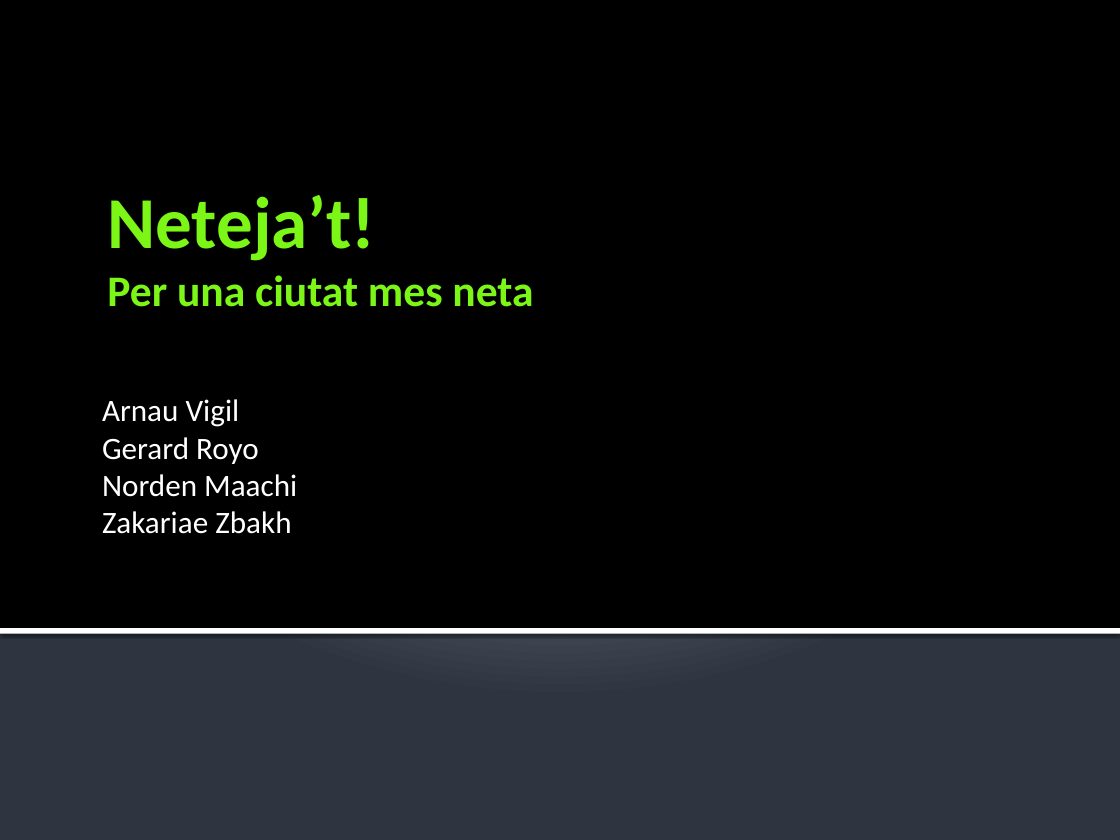
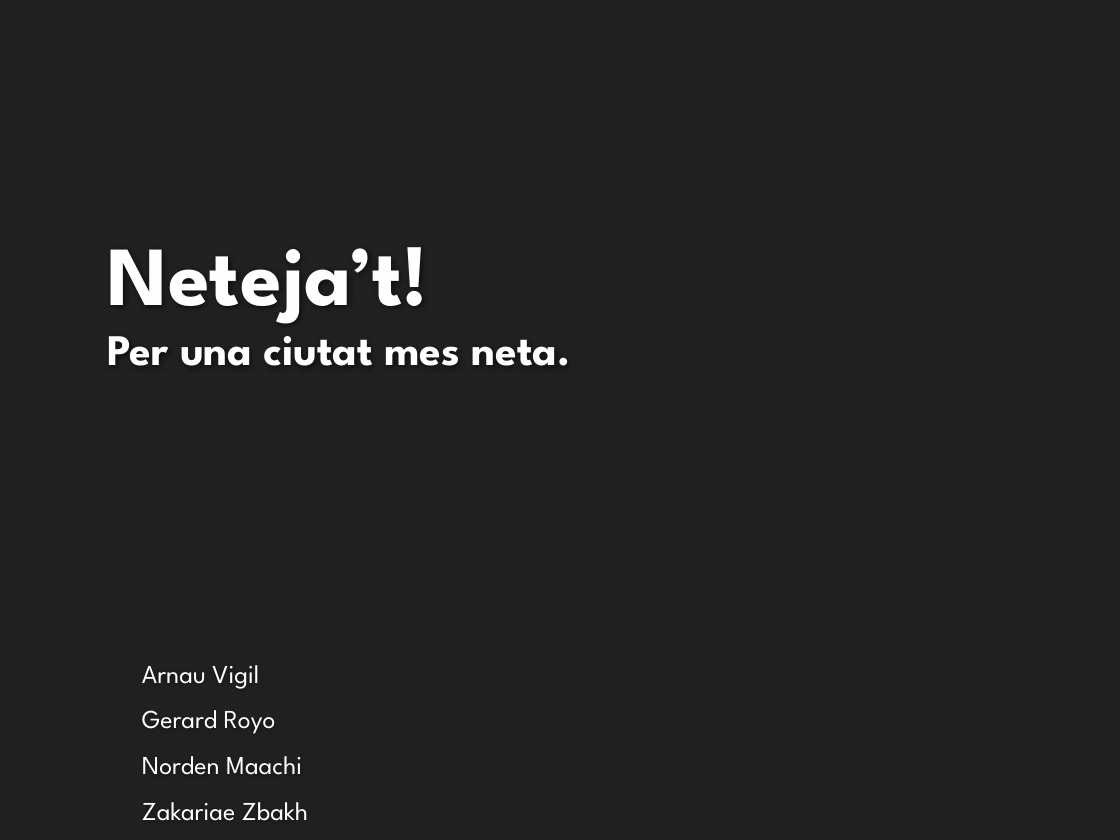
Before and after one commit to somhackathon19/somhackathon19-hackcritic, a slide deck: slide 1 of Netejat.pptx. Drawn at 1120x840 pixels with LibreOffice and Linux fonts; fonts in the diff are those of the drawing; background and template pictures are left out. Boxes give left, top, right and bottom in pixels: in the first picture for what was removed or moved away, otherwise in the second. Text is boxed around its words. In the diff, an @@ line names an element or a change of style, - is before the commit and + after.

```diff
--- a/Netejat.pptx
+++ b/Netejat.pptx
@@ background gradient #BFC5D1 to #BDC4D0 to #2E3642 to #212121 @@
@@ rectangle removed at bbox=[0, 0, 1120, 629] @@
@@ title "Neteja’t! Per una ciutat mes ..." at bbox=[107, 247, 571, 366]: vertical alignment top to bottom @@
@@ title at bbox=[107, 247, 571, 366]: text changed; font Calibri to League Spartan; text colour #7BF616 to #FEFEFE @@
-Neteja’t!
-Per una ciutat mes neta
+Neteja’t!
+Per una ciutat mes neta.
@@ rectangle removed at bbox=[0, 628, 1120, 634] @@
@@ subtitle "Arnau Vigil": place and size @@
-subtitle "Arnau Vigil" at bbox=[102, 399, 297, 534]
+subtitle "Arnau Vigil" at bbox=[142, 665, 308, 821]
@@ subtitle "Arnau Vigil" at bbox=[142, 665, 308, 821]: size 20 to 16.6 pt, font Calibri to League Spartan; more space between paragraphs; vertical alignment bottom to top @@
```
Also in this commit, not shown: 4 other slides changed, 1 slide added, 1 slide removed.
